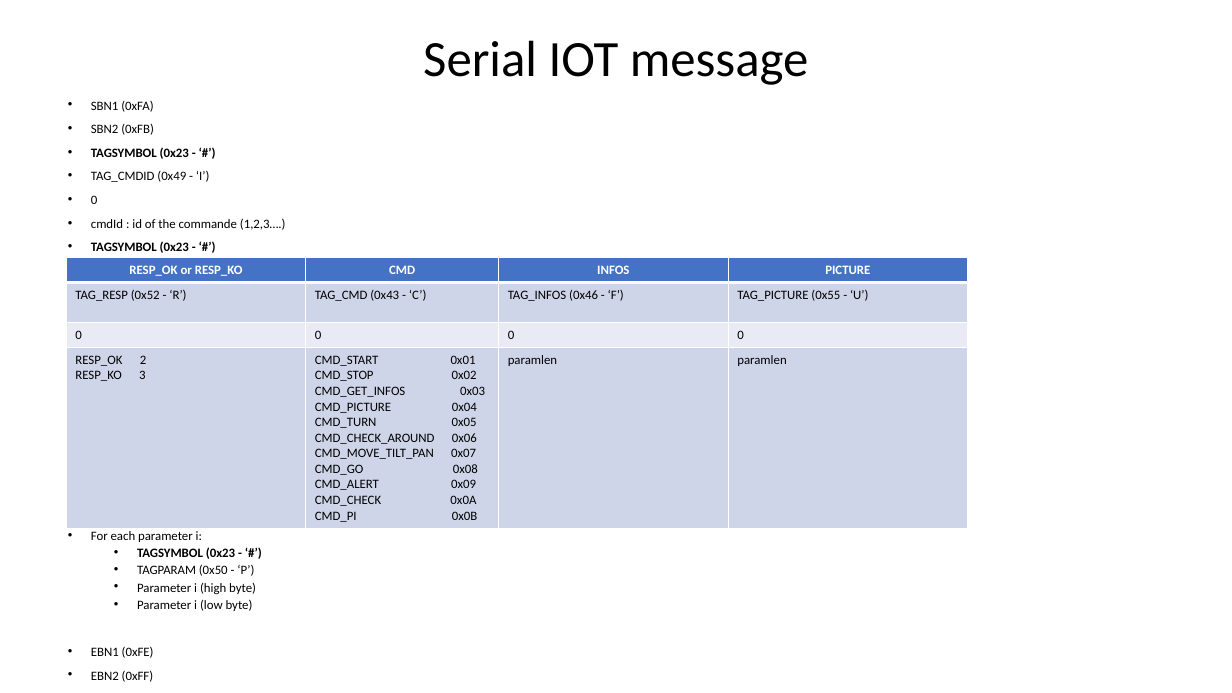
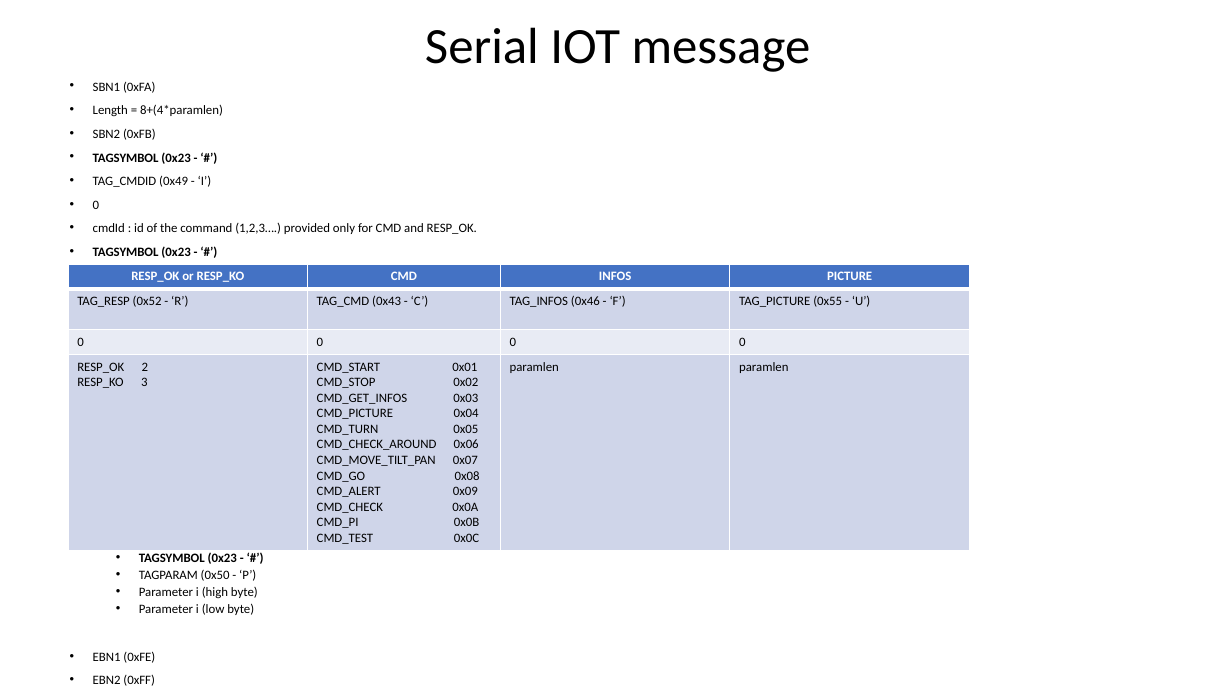
Before and after one commit to RobotEdh/RobotMicroControl, a slide deck: slide 6 of libraries/Diagramm Robot v2.pptx. Drawn at 1232x693 pixels with LibreOffice and Linux fonts; fonts in the diff are those of the drawing. Boxes give left, top, right and bottom in pixels: in the first picture for what was removed or moved away, otherwise in the second. Text is boxed around its words. In the diff, an @@ line names an element or a change of style, - is before the commit and + after.

Commit message:
fix serial issues

```diff
--- a/libraries/Diagramm Robot v2.pptx
+++ b/libraries/Diagramm Robot v2.pptx
@@ title "Serial IOT message": place and size @@
-title "Serial IOT message" at bbox=[423, 40, 809, 85]
+title "Serial IOT message" at bbox=[425, 27, 811, 72]
@@ text "SBN1 (0xFA)": place and size @@
-text "SBN1 (0xFA)" at bbox=[91, 101, 286, 682]
+text "SBN1 (0xFA)" at bbox=[93, 81, 477, 686]
@@ text at bbox=[93, 104, 223, 116]: paragraph added @@
+• Length = 8+(4*paramlen)
@@ text at bbox=[93, 223, 477, 234]: text changed @@
-• cmdId : id of the commande (1,2,3….)
+• cmdId : id of the command (1,2,3….) provided only for CMD and RESP_OK.
@@ table at bbox=[68, 264, 970, 548] @@
-row 4, column 2: CMD_START 0x01 / CMD_STOP 0x02 / CMD_GET_INFOS 0x03 / CMD_PICTURE 0x04 / CMD_TURN 0x05 / CMD_CHECK_AROUND 0x06 / CMD_MOVE_TILT_PAN 0x07 / CMD_GO 0x08 / CMD_ALERT 0x09 / CMD_CHECK 0x0A / CMD_PI 0x0B
+row 4, column 2: CMD_START 0x01 / CMD_STOP 0x02 / CMD_GET_INFOS 0x03 / CMD_PICTURE 0x04 / CMD_TURN 0x05 / CMD_CHECK_AROUND 0x06 / CMD_MOVE_TILT_PAN 0x07 / CMD_GO 0x08 / CMD_ALERT 0x09 / CMD_CHECK 0x0A / CMD_PI 0x0B / CMD_TEST 0x0C
@@ table: place and size @@
-table at bbox=[67, 258, 968, 526]
+table at bbox=[68, 264, 970, 548]
```
Also in this commit, not shown: 1 other slide changed, 9 other files.
